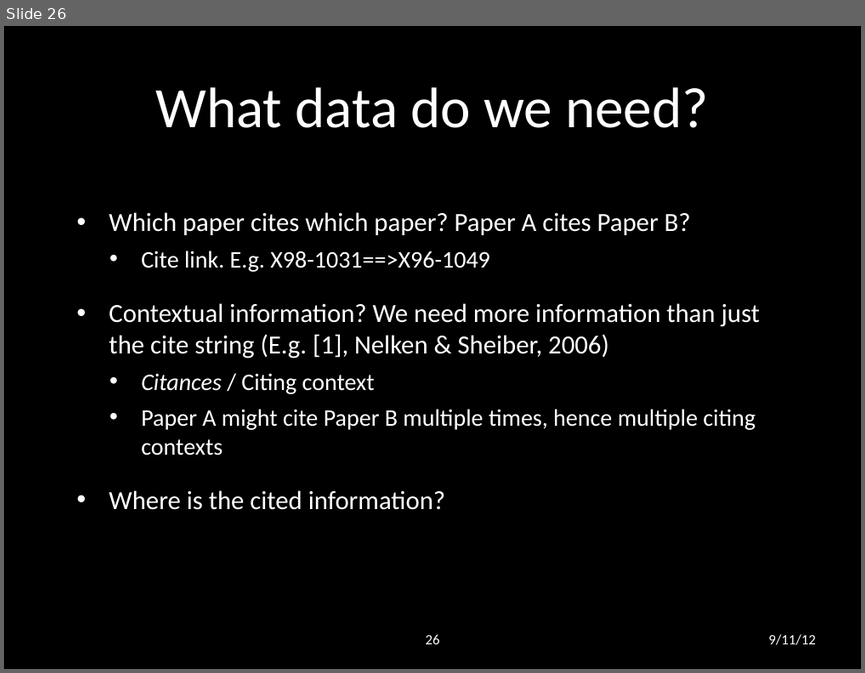
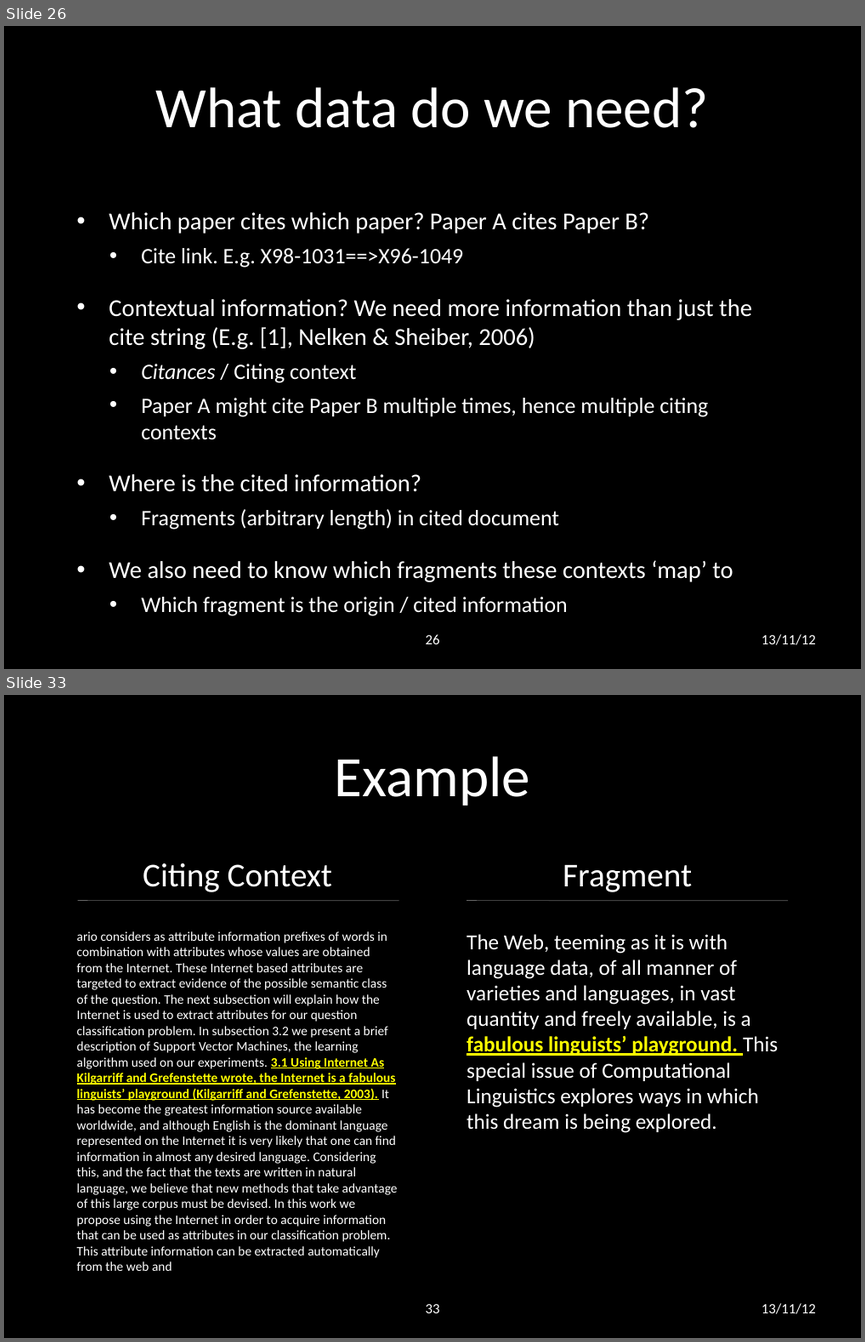
Before and after one commit to lwheng/fyp, a slide deck: presentation/final presentation.pptx. Shown one above the other, each under a label of ours: slide 26 before the commit, slides 26 and 33 after it; the slides between them are not shown. The pictures are 865x673 and 865x1342 pixels, drawn with LibreOffice and Linux fonts; fonts in the diff are those of the drawing; background and template pictures are left out. Boxes give left, top, right and bottom in pixels: in the first picture for what was removed or moved away, otherwise in the second. Text is boxed around its words. In the diff, an @@ line names an element or a change of style, - is before the commit and + after.

```diff
--- a/presentation/final presentation.pptx
+++ b/presentation/final presentation.pptx
@@ slide 33 added at [4, 695, 861, 1338], background picture (left out) @@
@@ title added at [335, 756, 531, 805], 48 pt, text #FFFFFF @@
+Example
@@ text added at [143, 863, 332, 892], 28 pt, text #FFFFFF @@
+Citing Context
@@ text added at [562, 865, 692, 892], 28 pt, text #FFFFFF @@
+Fragment
@@ line added from (78, 901) to (399, 901), #FFFFFF 0.5 pt @@
@@ line added from (466, 901) to (788, 901), #FFFFFF 0.5 pt @@
@@ text added at [77, 931, 398, 1270], 11 pt, text #FFFFFF @@
+ario considers as attribute information prefixes of words in combination with attributes whose values are obtained from the Internet. These Internet based attributes are targeted to extract evidence of the possible semantic class of the question. The next subsection will explain how the Internet is used to extract attributes for our question classification problem. In subsection 3.2 we present a brief description of Support Vector Machines, the learning algorithm used on our experiments. 3.1 Using Internet As Kilgarriff and Grefenstette wrote, the Internet is a fabulous linguists’ playground (Kilgarriff and Grefenstette, 2003). It has become the greatest information source available worldwide, and although English is the dominant language represented on the Internet it is very likely that one can find information in almost any desired language. Considering this, and the fact that the texts are written in natural language, we believe that new methods that take advantage of this large corpus must be devised. In this work we propose using the Internet in order to acquire information that can be used as attributes in our classification problem. This attribute information can be extracted automatically from the web and
@@ text added at [466, 934, 778, 1133], 18 pt, text #FFFFFF @@
+The Web, teeming as it is with language data, of all manner of varieties and languages, in vast quantity and freely available, is a fabulous linguists’ playground. This special issue of Computational Linguistics explores ways in which this dream is being explored.
@@ page number added at [426, 1304, 440, 1313], 12 pt, text #FFFFFF @@
+33
@@ text added at [761, 1303, 816, 1314], 12 pt, text #FFFFFF @@
+13/11/12
@@ slide 26 changed as well @@
@@ text at [109, 212, 752, 492]: size 22 to 20.4 pt in "Which paper cites which paper? Paper A ...", "Contextual information? We need more information than ...", "Where is the cited information?"; size 20 to 18.5 pt in "Cite link. E.g. X98-1031==>X96-1049", "Citances / Citing context", "Paper A might cite Paper B multiple ..." @@
@@ text at [109, 509, 732, 612]: paragraphs added @@
+  • Fragments (arbitrary length) in cited document
+• We also need to know which fragments these contexts ‘map’ to
+  • Which fragment is the origin / cited information
@@ text at [761, 634, 816, 645]: text changed @@
-9/11/12
+13/11/12
```
Also in this commit, not shown: 37 other slides changed, 18 other slides added.
